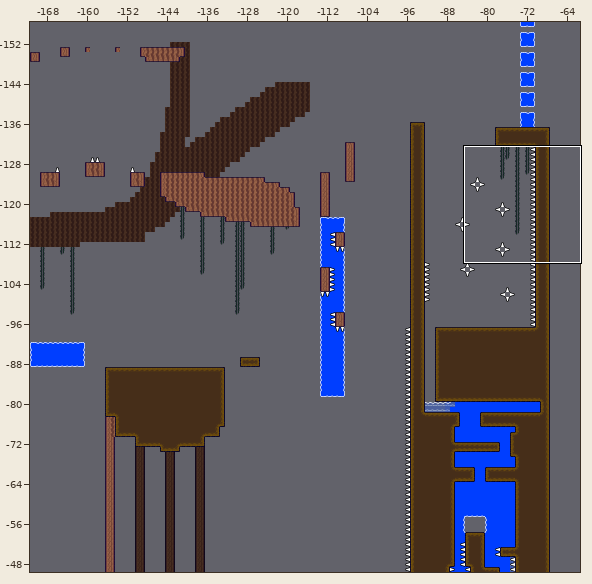
A Tiled map gets an edit: Assets/TiledLevels/Level 2.tmx. The picture above shows the old version from afar; the outline marks the close-up.
Close-up. Before:
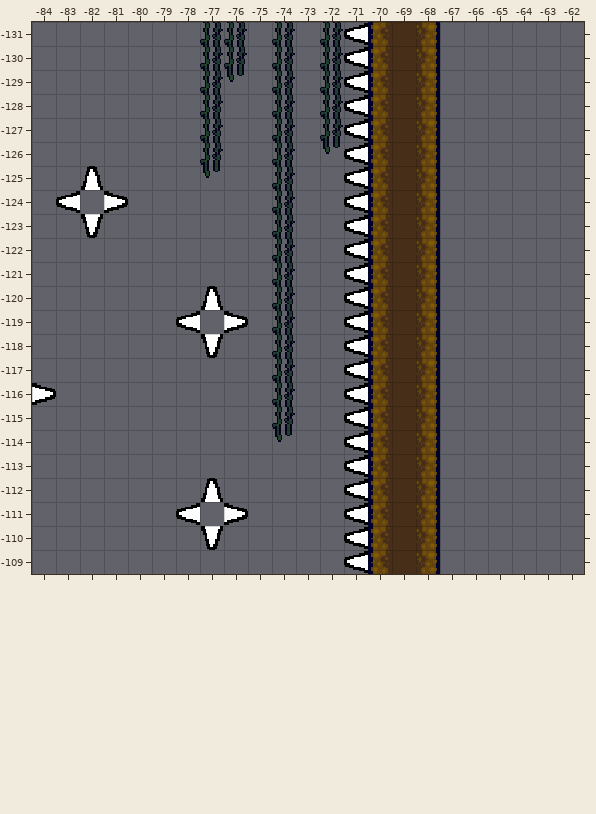
Cells are 16x16 px. Shown: x -84..-62, y -131..-109. The commit also changed other parts of the map, which this record leaves out. Tiles whose own drawing changed are shown in their newer look in all pictures.
After the commit:
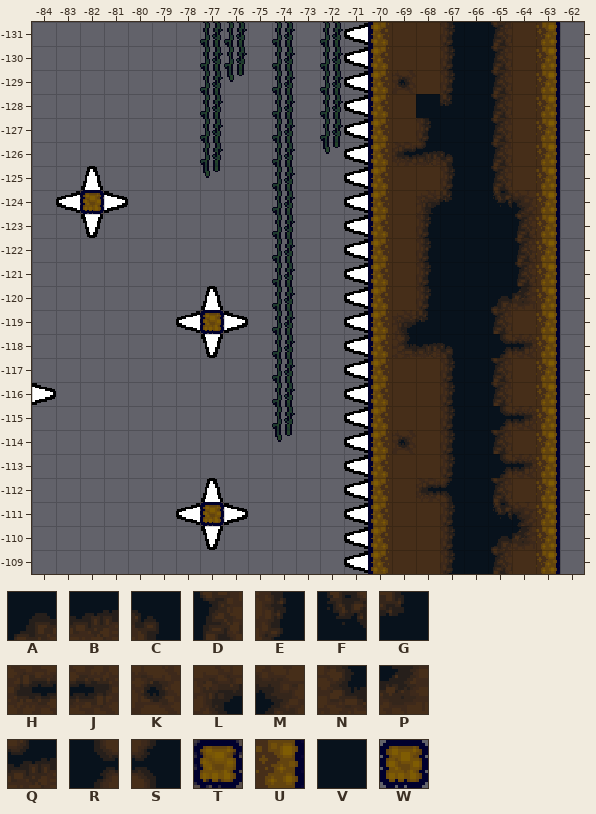
Key: from "Deny Phase 1-2 Transition": A 0, B 1, C 2, D 3, E 5, F 6, G 8, H 9, J 11, K 14, L 16, M 17, N 19, P 20, Q 31, R 39, S 42; from "mini_deny_tilemap5": T 17, U 18, V 20, W 226.
_ is an empty cell, . an unchanged one.
See-through tiles are keyed as they look on the map.
The exact change:
layer "prototype" opacity 100% -> 44%
--- layer "prototype"
@@ x -82..-82 @@
--124 _
+-124 T
@@ x -77..-77 @@
--119 _
+-119 T
@@ x -77..-77 @@
--111 _
+-111 T
--- layer "ground"
@@ x -82..-63 @@
--131 ..............U_____
--130 ..............U_____
--129 .............TU_____
--128 ..............U_____
--127 ..............U_____
--126 .............TU_____
--125 ..............U_____
--124 _.............U_____
--123 ..............U_____
--122 ..............U_____
--121 ..............U_____
--120 ..............U_____
--119 ....._.......TU_____
--118 .............TU_____
--117 ..............U_____
--116 ..............U_____
--115 ..............U_____
--114 .............TU_____
--113 ..............U_____
--112 ..............U_____
--111 ....._........U_____
--110 ..............U_____
--109 ..............U_____
+-131 ..............TEVDTU
+-130 ..............TEVDTU
+-129 .............KTEVDTU
+-128 ..............VGVDTU
+-127 ..............EVVDTU
+-126 .............HQCVDTU
+-125 ..............TEVDTU
+-124 W.............LGVFMU
+-123 ..............EVVVDU
+-122 ..............EVVVDU
+-121 ..............EVVVDU
+-120 ..............EVVAPU
+-119 .....W.......LGVVDTU
+-118 .............NBCVRJU
+-117 ..............TEVDTU
+-116 ..............TEVDTU
+-115 ..............TEVRJU
+-114 .............KTEVDTU
+-113 ..............TEVRJU
+-112 ..............HSVDTU
+-111 .....W........TEVFMU
+-110 ..............TEVAPU
+-109 ..............TEVDTU
